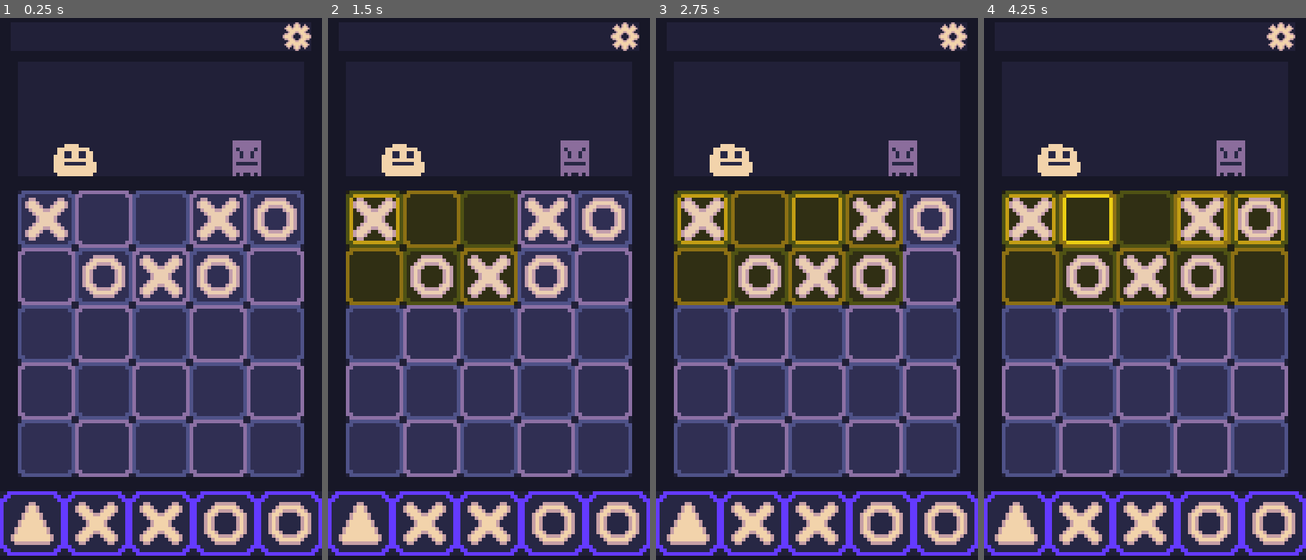
Above: before the commit, frames 1-4 (left to right).
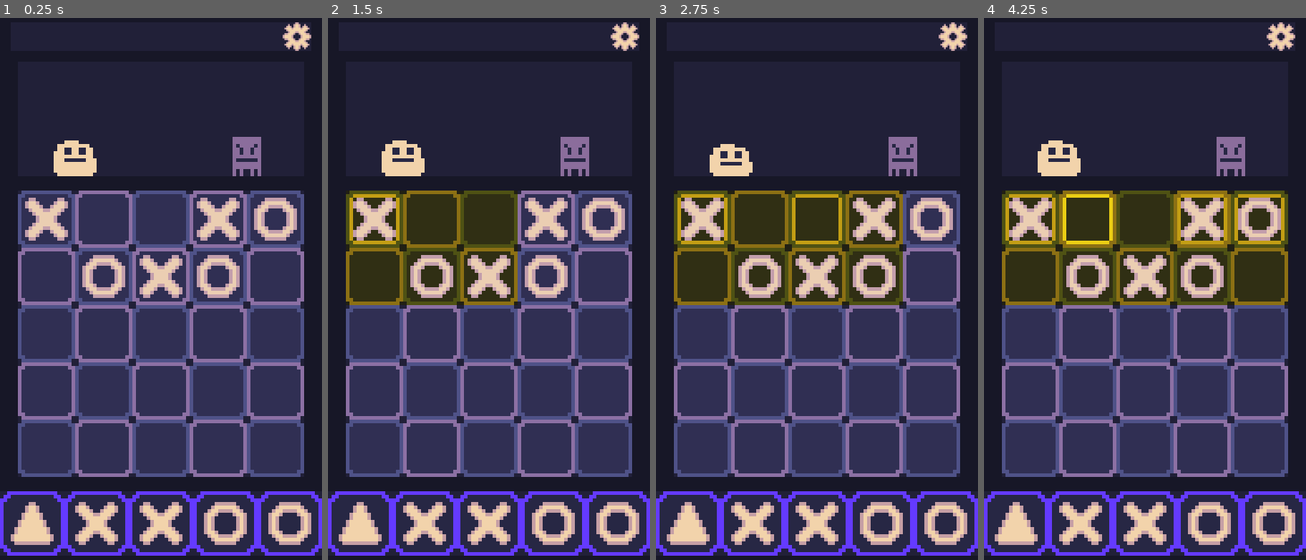
Above: after the commit, the same moments.

Repository: CasualShrub/TacTic
Game: Godot game, scene res://Scenes/DefaultScene.tscn
The game is run twice, just before and just after one commit, with the same random seed, the same clock (stepped at 60 frames per second) and the same inputs.
Inputs (mouse positions are in pixels of both pictures, inside the frame that each line leads up to):
- Up to frame 1 (0.25 s): no input
- Up to frame 2 (1.5 s): drag from (373, 218) to (489, 332) at 0.52 s; drag from (431, 218) to (489, 332) at 1.27 s
- Up to frame 3 (2.75 s): move the mouse to (817, 218) at 2.02 s; click (817, 218) at 2.1 s
- Up to frame 4 (4.25 s): drag from (1202, 218) to (1029, 218) at 2.77 s; drag from (1260, 218) to (1087, 218) at 3.52 s

The runs differ from the first frame. In frame 1, 0.5% of the frame differs, in the area x 16-82%, y 21-29%; in frame 2, 0.5%; in frame 3, 0.2%; in frame 4, 0.5%.

Commit message:
Adjusted character animation speed

Diff:
--- a/TacTic/SpriteFrames/NoChaser.tres
+++ b/TacTic/SpriteFrames/NoChaser.tres
@@ -21,5 +21,5 @@
 }],
 "loop": true,
 "name": &"idle",
-"speed": 5.0
+"speed": 3.0
 }]
--- a/TacTic/SpriteFrames/PlayerCharacter.tres
+++ b/TacTic/SpriteFrames/PlayerCharacter.tres
@@ -21,5 +21,5 @@
 }],
 "loop": true,
 "name": &"idle",
-"speed": 5.0
+"speed": 2.0
 }]
